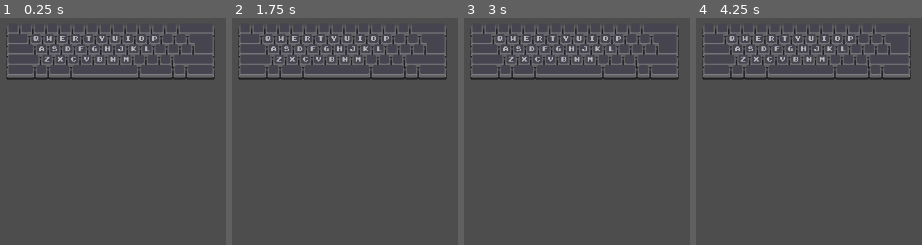
Above: before the commit, frames 1-4 (left to right).
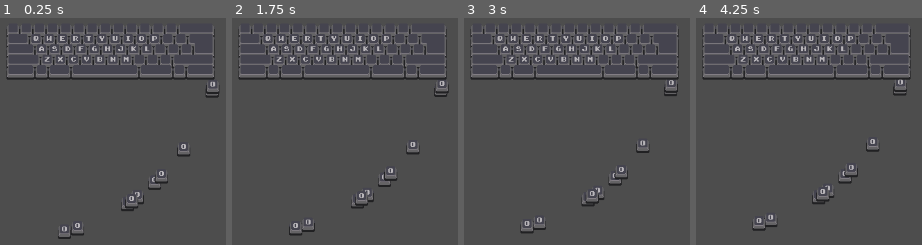
Above: after the commit, the same moments.

Repository: youchanje30/Help-Me-KeyBoard-Warrior
Game: Godot game, scene res://Scenes/test_main.tscn
Two runs of this game, one before a commit and one after it. Both use one fixed random seed, a clock stepped at 60 frames per second and the inputs below.
Inputs:
- Up to frame 1 (0.25 s): no input
- Up to frame 2 (1.75 s): tap Enter (ui_accept) at 0.5, 0.77, 1.25, 1.52 s
- Up to frame 3 (3 s): tap Enter (ui_accept) at 2 s
- Up to frame 4 (4.25 s): tap Enter (ui_accept) at 3.02, 3.77 s

The runs differ from the first frame. In frame 1, 1.1% of the frame differs, in the area x 25-97%, y 28-98%; in frame 2, 1.1%; in frame 3, 1.1%; in frame 4, 1.2%, in the area x 24-94%, y 26-94%.

Commit message:
Make IEnemy IBullet
Ready To use Real Main Game
Command Shoot Bullet
Bullet Moves by self

Diff:
--- /dev/null
+++ b/Scenes/Enemys/BaseEnemy.tscn
@@ -0,0 +1,13 @@
+[gd_scene load_steps=3 format=3 uid="uid://bb0frud7agqpy"]
+
+[ext_resource type="Script" path="res://Scripts/Enemys/BaseEnemy.gd" id="1_2jx4x"]
+[ext_resource type="Texture2D" uid="uid://drcdhbhup0cgb" path="res://Sprites/Keyboards/AllKeys/0.png" id="2_ky3xn"]
+
+[node name="BaseEnemy" type="Node2D"]
+script = ExtResource("1_2jx4x")
+
+[node name="Sprite2D" type="Sprite2D" parent="."]
+texture = ExtResource("2_ky3xn")
+centered = false
+region_enabled = true
+region_rect = Rect2(0, 0, 19, 21)
--- /dev/null
+++ b/Scenes/Keys/key_sprite_controller.tscn
@@ -0,0 +1,14 @@
+[gd_scene load_steps=3 format=3 uid="uid://qfbo8ct3icp7"]
+
+[ext_resource type="Script" path="res://Scripts/Key/KeySpriteController.gd" id="1_g8fon"]
+[ext_resource type="Texture2D" uid="uid://drcdhbhup0cgb" path="res://Sprites/Keyboards/AllKeys/0.png" id="2_geabb"]
+
+[node name="key_sprite_controller" type="Node2D" node_paths=PackedStringArray("sprite")]
+script = ExtResource("1_g8fon")
+sprite = NodePath("key_sprite")
+
+[node name="key_sprite" type="Sprite2D" parent="."]
+texture = ExtResource("2_geabb")
+centered = false
+region_enabled = true
+region_rect = Rect2(0, 0, 19, 21)
--- a/Scenes/testkey.tscn
+++ /dev/null
@@ -1,14 +0,0 @@
-[gd_scene load_steps=3 format=3 uid="uid://qfbo8ct3icp7"]
-
-[ext_resource type="Script" path="res://Scripts/Key/KeySpriteController.gd" id="1_68b1b"]
-[ext_resource type="Texture2D" uid="uid://drcdhbhup0cgb" path="res://Sprites/Keyboards/AllKeys/0.png" id="2_og4ib"]
-
-[node name="Testkey" type="Node2D" node_paths=PackedStringArray("sprite")]
-script = ExtResource("1_68b1b")
-sprite = NodePath("Sprite2D")
-
-[node name="Sprite2D" type="Sprite2D" parent="."]
-texture = ExtResource("2_og4ib")
-centered = false
-region_enabled = true
-region_rect = Rect2(0, 0, 19, 21)
--- /dev/null
+++ b/Scripts/Bullets/BaseBullet.gd
@@ -0,0 +1,15 @@
+extends IBullet
+
+var _angle : float
+var _force : float
+var speed : float = 10
+
+func shoot(angle : float=0, force : float=0):
+	super.shoot(angle, force)
+	_angle = angle
+	_force = force
+func move(delta):
+	_force = clampf(_force-delta, 1, 5)
+
+	var vec = Vector2(sin(_angle), cos(_angle))
+	translate(vec * delta * speed)
--- /dev/null
+++ b/Scripts/Enemys/BaseEnemy.gd
@@ -0,0 +1,11 @@
+extends IEnemy
+
+var move_vec : Vector2
+@export var speed : float = 3
+
+func _ready() -> void:
+	super._ready()
+	move_vec = -self.global_position.normalized()
+
+func move(delta):
+	translate(move_vec * speed * delta)
--- /dev/null
+++ b/Scripts/Interface/IBullet.gd
@@ -0,0 +1,17 @@
+extends Node2D
+class_name IBullet
+
+var can_move : bool = false
+
+
+func _ready() -> void:
+	pass # Replace with function body.
+
+
+func _process(delta: float) -> void:
+	if not can_move: return
+	move(delta)
+
+func shoot(angle : float = 0, force : float = 0):
+	can_move = true
+func move(delta): pass
--- a/Scripts/Interface/ICommand.gd
+++ b/Scripts/Interface/ICommand.gd
@@ -1,5 +1,5 @@
 extends Node
 class_name key_command
 
-
+func set_command()->void: pass
 func execute()->void: pass
--- /dev/null
+++ b/Scripts/Interface/IEnemy.gd
@@ -0,0 +1,19 @@
+extends Node2D
+class_name IEnemy
+
+var max_hp : float = 10
+var cur_hp
+
+func _ready() -> void: pass
+func _process(delta: float) -> void:
+	move(delta)
+
+#region Move Process
+func move(delta)->void: pass
+#endregion
+
+
+#region Damage Process
+func get_damage(): pass
+
+#endregion
--- a/Scripts/Keyboard/GenerateKeyboard.gd
+++ b/Scripts/Keyboard/GenerateKeyboard.gd
@@ -7,7 +7,7 @@
 @export var off_set_pos = [Vector2(33, 15), Vector2(41, 30), Vector2(49, 45)]
 
 var key_base = preload("res://Scenes/keyboards/keyboard_only_empty_keys.tscn")
-var key_prefabs = preload("res://Scenes/testkey.tscn")
+var key_prefabs = preload("res://Scenes/Keys/key_sprite_controller.tscn")
 
 # it will fix
 var key_list = [["Q","W","E","R","T","Y","U","I","O","P"],
--- /dev/null
+++ b/Scripts/Managers/EmenyController.gd
@@ -0,0 +1,13 @@
+extends Node
+
+var enemy_base = preload("res://Scenes/Enemys/BaseEnemy.tscn")
+var distance = 300
+func _ready() -> void:
+
+	for i in range(10):
+		var spawn_pos = Vector2(randf_range(0, 1), randf_range(0, 1)).normalized()
+		var enemy = enemy_base.instantiate()
+		add_child(enemy)
+
+		enemy.global_position = spawn_pos * distance
+		enemy._ready()
--- a/Scripts/Test.gd
+++ /dev/null
@@ -1,11 +0,0 @@
-extends Node
-
-
-# Called when the node enters the scene tree for the first time.
-func _ready() -> void:
-	pass # Replace with function body.
-
-
-# Called every frame. 'delta' is the elapsed time since the previous frame.
-func _process(delta: float) -> void:
-	pass
--- a/project.godot
+++ b/project.godot
@@ -19,6 +19,7 @@
 
 InputManager="*res://Scenes/Managers/input_manager.tscn"
 KeyboardController="*res://Scenes/keyboard_controller.tscn"
+EmenyController="*res://Scripts/Managers/EmenyController.gd"
 
 [rendering]
 
